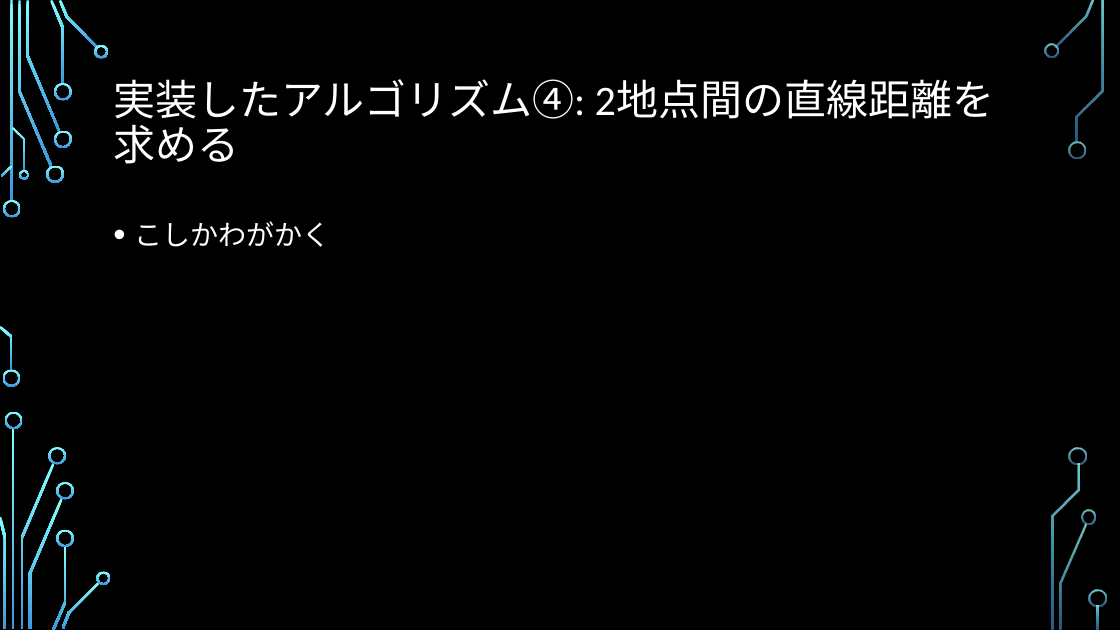
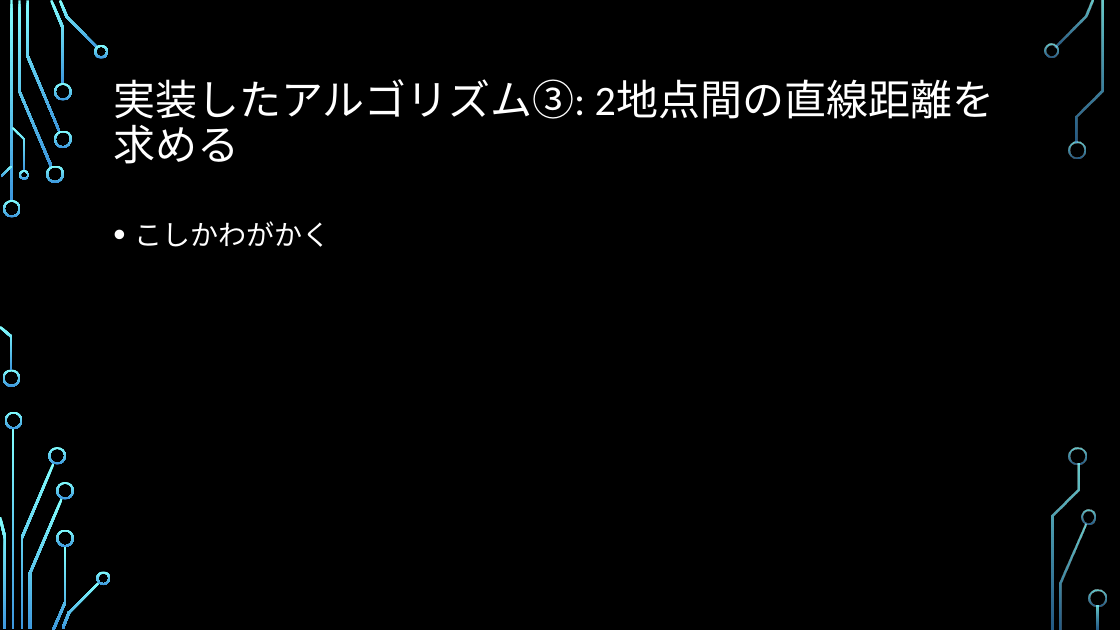
Before and after one commit to ie03-aizu-2019/ie03project-skys, a slide deck: slide 7 of Reports/Midterm.pptx (slide 8 before the commit). Drawn at 1120x630 pixels with LibreOffice and Linux fonts; fonts in the diff are those of the drawing; background and template pictures are left out. Boxes give left, top, right and bottom in pixels: in the first picture for what was removed or moved away, otherwise in the second. Text is boxed around its words. In the diff, an @@ line names an element or a change of style, - is before the commit and + after.

```diff
--- a/Reports/Midterm.pptx
+++ b/Reports/Midterm.pptx
@@ title at (x1=113, y1=79, x2=585, y2=126): text changed @@
-実装したアルゴリズム④: 2地点間の直線距離を求める
+実装したアルゴリズム③: 2地点間の直線距離を求める
```
Also in this commit, not shown: 10 other slides changed, 1 slide removed, 2 other files.
